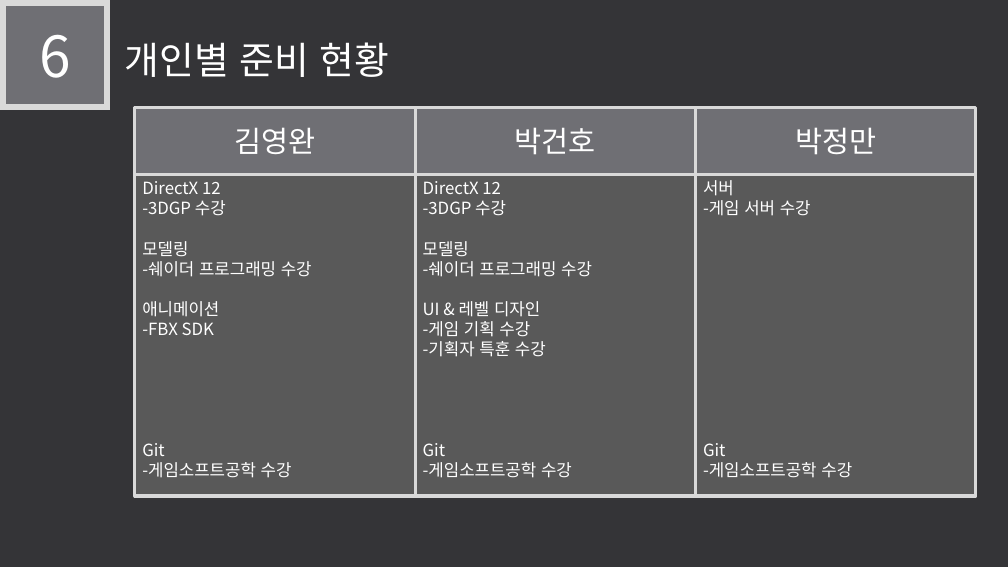
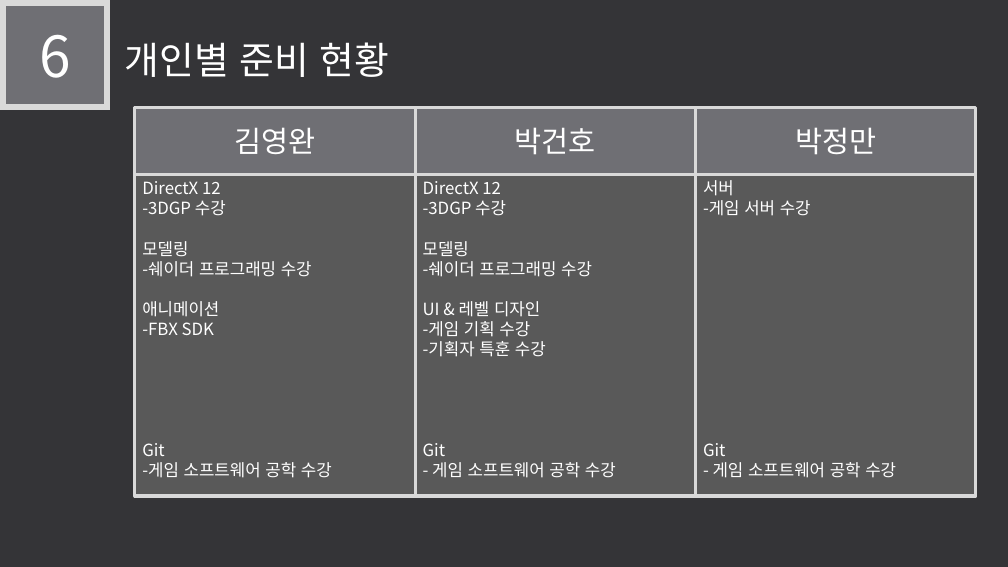
Before and after one commit to LEGO0937/Our_Project, a slide deck: slide 12 of 기획단계/졸작 제안서_α.pptx (slide 11 before the commit). Drawn at 1008x567 pixels with LibreOffice and Linux fonts; fonts in the diff are those of the drawing. Boxes give left, top, right and bottom in pixels: in the first picture for what was removed or moved away, otherwise in the second. Text is boxed around its words. In the diff, an @@ line names an element or a change of style, - is before the commit and + after.

```diff
--- a/기획단계/졸작 제안서_α.pptx
+++ b/기획단계/졸작 제안서_α.pptx
@@ text in rectangle at (142,462,332,478): text changed @@
--게임소프트공학 수강
+-게임 소프트웨어 공학 수강
@@ text in rectangle at (432,462,616,478): text changed @@
--게임소프트공학 수강
+- 게임 소프트웨어 공학 수강
@@ text in rectangle at (713,462,896,478): text changed @@
--게임소프트공학 수강
+- 게임 소프트웨어 공학 수강
```
Also in this commit, not shown: 3 other slides changed, 1 slide added.
